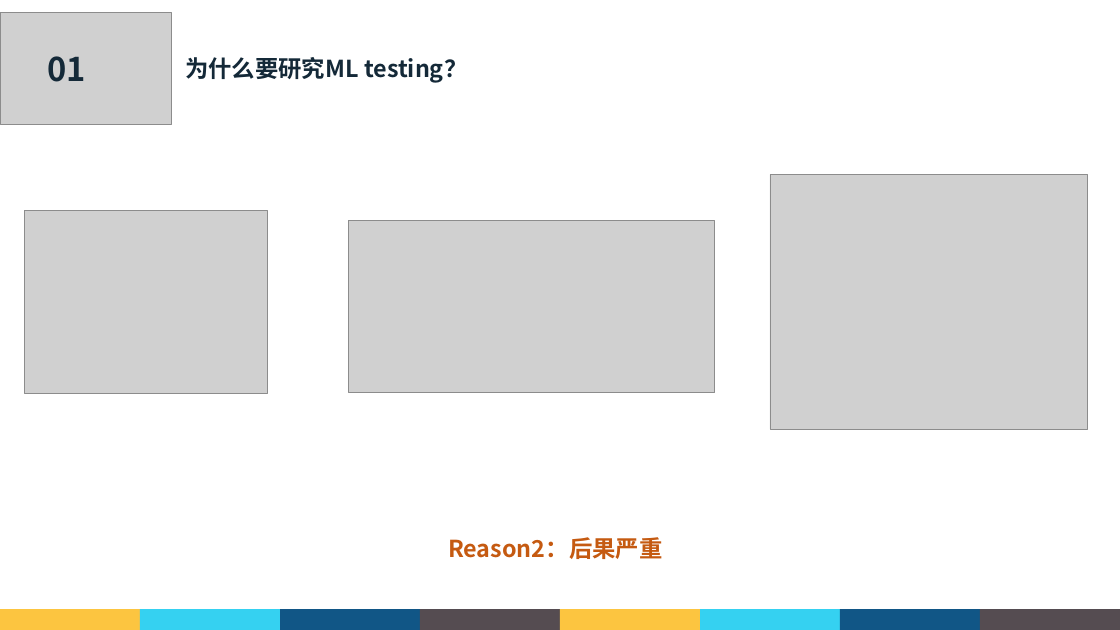
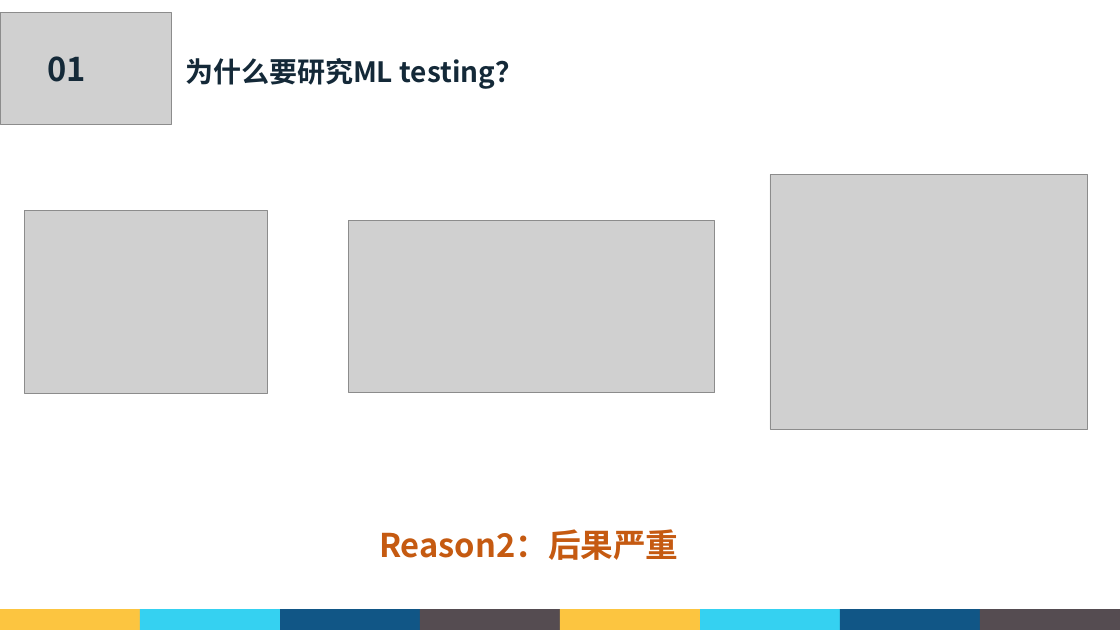
Before and after one commit to GaryHua226/AutomatedTesting, a slide deck: slide 5 of 课堂汇报/郭礼华_181250038.pptx. Drawn at 1120x630 pixels with LibreOffice and Linux fonts; fonts in the diff are those of the drawing; grey boxes stand for pictures; background and template pictures are left out. Boxes give left, top, right and bottom in pixels: in the first picture for what was removed or moved away, otherwise in the second. Text is boxed around its words. In the diff, an @@ line names an element or a change of style, - is before the commit and + after.

Commit message:
change font style

```diff
--- a/课堂汇报/郭礼华_181250038.pptx
+++ b/课堂汇报/郭礼华_181250038.pptx
@@ text "为什么要研究ML testing？" at <box>185,58,523,89</box>: size 20 to 24 pt @@
@@ text "Reason2：后果严重": place and size @@
-text "Reason2：后果严重" at <box>448,537,663,559</box>
+text "Reason2：后果严重" at <box>379,529,678,560</box>
@@ text "Reason2：后果严重" at <box>379,529,678,560</box>: size 20 to 28 pt @@
```
Also in this commit, not shown: 24 other slides changed.
